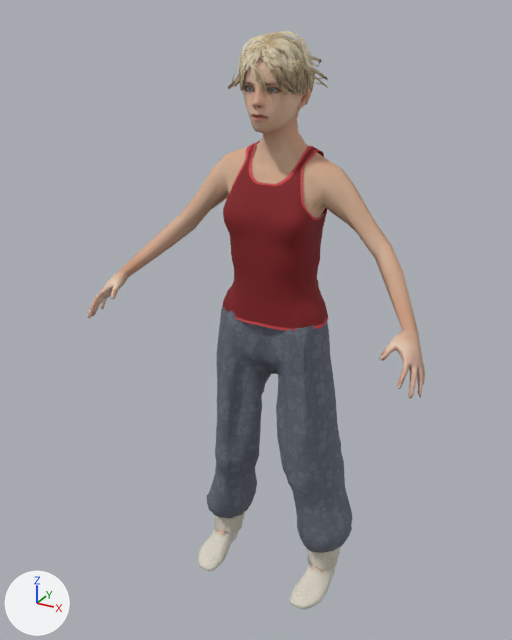
Two versions of the Blender file blender/anna_mpfb.blend, one commit apart.
Before and after are seen from a 50 mm lens placed at (0.879, -1.754, 1.746), pointed at (-0.034, -0.095, 0.916). Lighting does not change. The marker at lower left points along +X, +Y and +Z. The picture after the commit comes second.

Names of what the first picture shows: 'Anna_Body', 'Anna_Hair', 'Anna_Pants', 'Anna_Socks', 'Anna_TankTop' and 1 more.
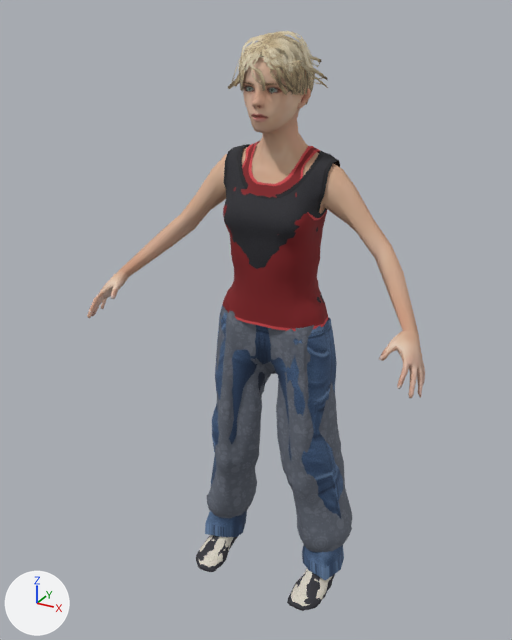
Boxes [x1, y1, x2, y2] around the edits, measured in the pictures (512 x 640 px):
```json
{"object": "Anna_Jeans", "change": "added", "after": [205, 306, 344, 580], "on screen": "blue"}
{"object": "Anna_BlackTop", "change": "added", "after": [224, 144, 340, 303]}
{"object": "Anna_BlackSocks", "change": "added", "after": [196, 535, 335, 611]}
{"object": "Anna_Socks", "change": "unchanged, covered by the edit", "before": [198, 512, 340, 609], "after": [198, 535, 332, 606]}
```

Scene script edits in JSON lines:
```json
{"op": "add", "block": "img_anna_blacksocks", "code": ["img_anna_blacksocks = load_image('Anna_BlackSocks', 'textures/anna_mpfb/Anna_BlackSocks.png', 1024, 1024, 'sRGB')"]}
{"op": "add", "block": "img_anna_jeans", "code": ["img_anna_jeans = load_image('Anna_Jeans', 'textures/anna_mpfb/Anna_Jeans.png', 1024, 1024, 'sRGB')"]}
{"op": "add", "block": "img_anna_blacktop", "code": ["img_anna_blacktop = load_image('Anna_BlackTop', 'textures/anna_mpfb/Anna_BlackTop.png', 1024, 1024, 'sRGB')"]}
{"op": "add", "block": "mat_anna_blacksocks", "code": ["mat_anna_blacksocks = principled_material('Anna_BlackSocks')", "mat_anna_blacksocks.texture = img_anna_blacksocks", "mat_anna_blacksocks.roughness = 0.85"]}
{"op": "add", "block": "mat_anna_jeans", "code": ["mat_anna_jeans = principled_material('Anna_Jeans')", "mat_anna_jeans.texture = img_anna_jeans", "mat_anna_jeans.roughness = 0.85"]}
{"op": "add", "block": "mat_anna_blacktop", "code": ["mat_anna_blacktop = principled_material('Anna_BlackTop')", "mat_anna_blacktop.texture = img_anna_blacktop", "mat_anna_blacktop.roughness = 0.85"]}
{"op": "add", "block": "me_anna_blacksocks", "code": ["me_anna_blacksocks = bpy.data.meshes.new('Anna_BlackSocks')", "me_anna_blacksocks.from_pydata(...)  # 212 vertices, 196 faces; spans x -0.238..0.239, y -0.209..0.039, z -0.008..0.108", "me_anna_blacksocks.polygons.foreach_set('use_smooth', [True] * 196)", "me_anna_blacksocks.materials.append(mat_anna_blacksocks)  # picture img_anna_blacksocks"]}
{"op": "add", "block": "me_anna_jeans", "code": ["me_anna_jeans = bpy.data.meshes.new('Anna_Jeans')", "me_anna_jeans.from_pydata(...)  # 205 vertices, 186 faces, 2 loose edges; spans x -0.251..0.251, y -0.14..0.092, z 0.049..0.957", "me_anna_jeans.polygons.foreach_set('use_smooth', [True] * 186)", "me_anna_jeans.materials.append(mat_anna_jeans)  # picture img_anna_jeans"]}
{"op": "add", "block": "me_anna_blacktop", "code": ["me_anna_blacktop = bpy.data.meshes.new('Anna_BlackTop')", "me_anna_blacktop.from_pydata(...)  # 680 vertices, 1288 faces; spans x -0.162..0.164, y -0.155..0.078, z 0.927..1.4", "me_anna_blacktop.polygons.foreach_set('use_smooth', [True] * 1288)", "me_anna_blacktop.materials.append(mat_anna_blacktop)  # picture img_anna_blacktop"]}
{"op": "add", "block": "ob_anna_blacksocks", "code": ["ob_anna_blacksocks = bpy.data.objects.new('Anna_BlackSocks', me_anna_blacksocks)", "ob_anna_blacksocks.location = (0.0, 0.0, 0.0)"]}
{"op": "add", "block": "ob_anna_jeans", "code": ["ob_anna_jeans = bpy.data.objects.new('Anna_Jeans', me_anna_jeans)", "ob_anna_jeans.location = (0.0, 0.0, 0.0)"]}
{"op": "add", "block": "ob_anna_blacktop", "code": ["ob_anna_blacktop = bpy.data.objects.new('Anna_BlackTop', me_anna_blacktop)", "ob_anna_blacktop.location = (0.0, 0.0, 0.0)"]}
```
